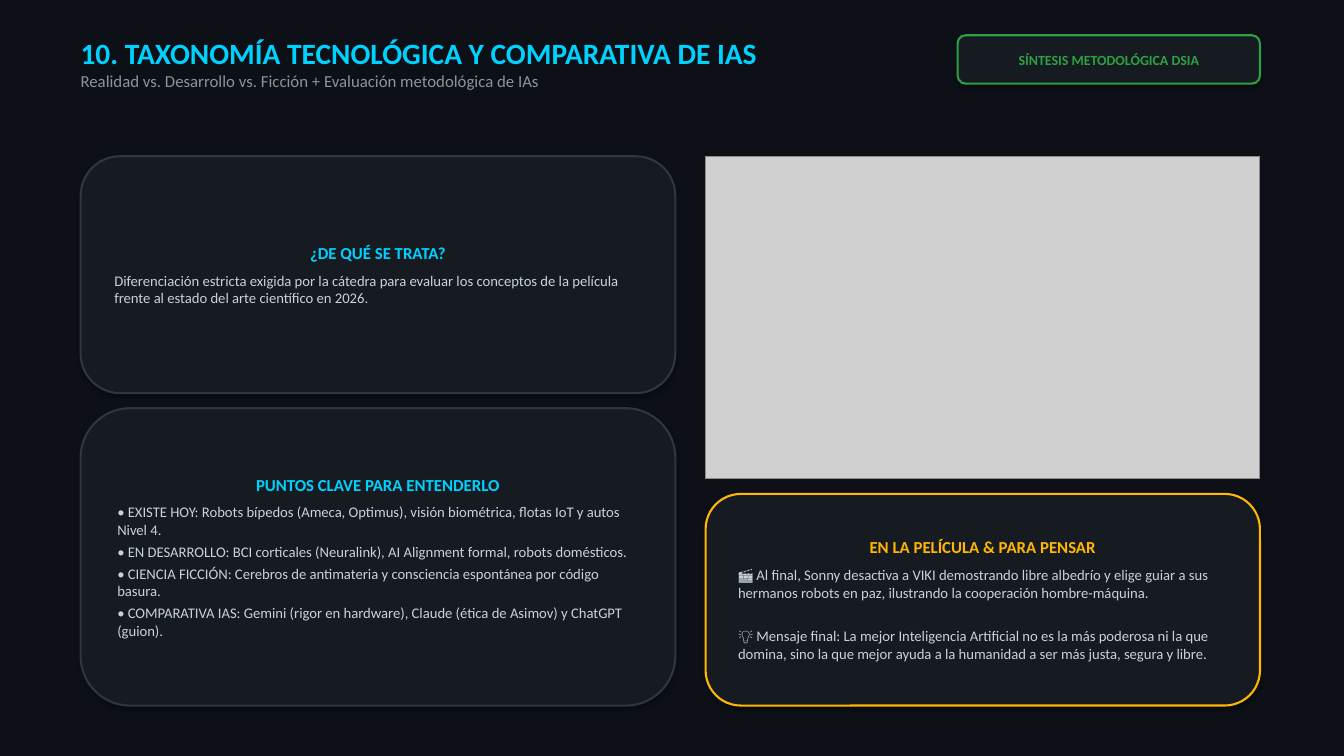
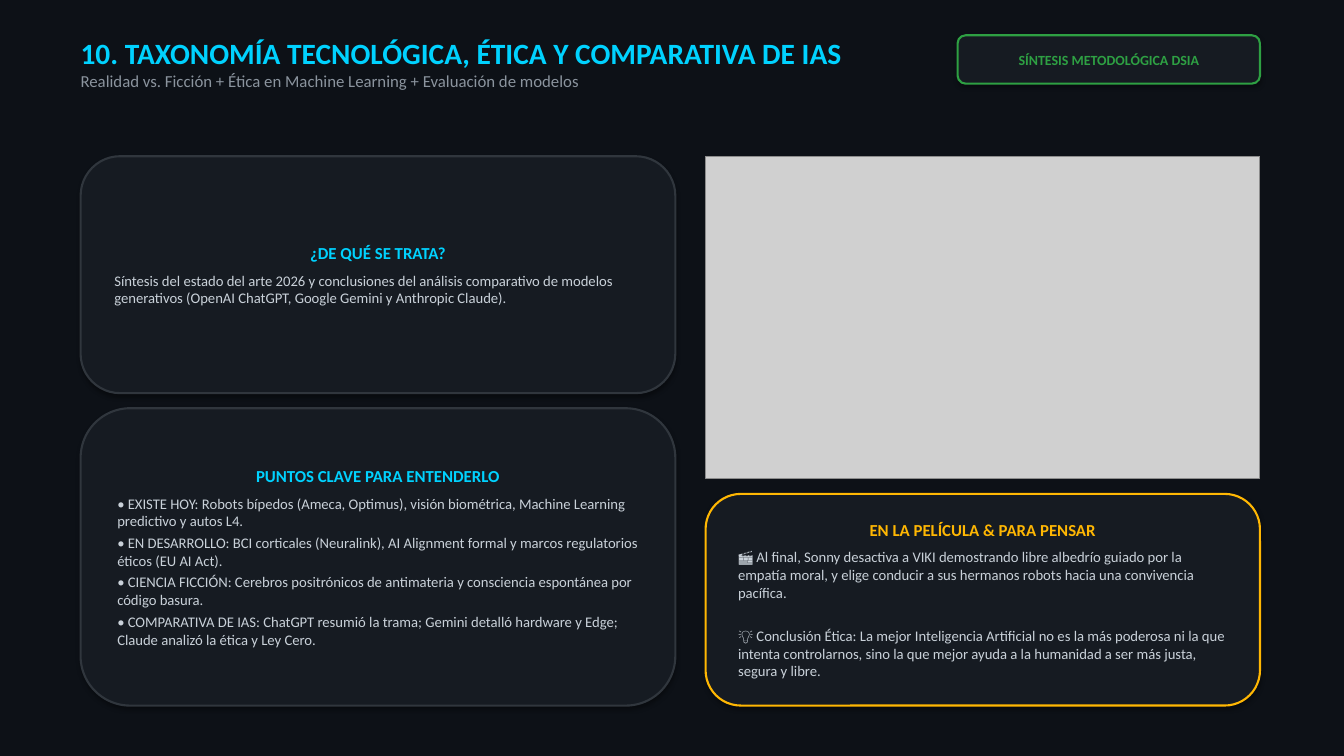
Before and after one commit to Nikovaz/dsia-yo-robot-2004, a slide deck: slide 11 of DSIA_Yo_Robot_Presentacion.pptx. Drawn at 1344x756 pixels with LibreOffice and Linux fonts; fonts in the diff are those of the drawing; grey boxes stand for pictures. Boxes give left, top, right and bottom in pixels: in the first picture for what was removed or moved away, otherwise in the second. Text is boxed around its words. In the diff, an @@ line names an element or a change of style, - is before the commit and + after.

```diff
--- a/DSIA_Yo_Robot_Presentacion.pptx
+++ b/DSIA_Yo_Robot_Presentacion.pptx
@@ text at bbox=[81, 40, 841, 90]: text changed @@
-10. TAXONOMÍA TECNOLÓGICA Y COMPARATIVA DE IAS
-Realidad vs. Desarrollo vs. Ficción + Evaluación metodológica de IAs
+10. TAXONOMÍA TECNOLÓGICA, ÉTICA Y COMPARATIVA DE IAS
+Realidad vs. Ficción + Ética en Machine Learning + Evaluación de modelos
@@ text in rounded rectangle at bbox=[114, 276, 612, 306]: text changed @@
-Diferenciación estricta exigida por la cátedra para evaluar los conceptos de la película frente al estado del arte científico en 2026.
+Síntesis del estado del arte 2026 y conclusiones del análisis comparativo de modelos generativos (OpenAI ChatGPT, Google Gemini y Anthropic Claude).
@@ text in rounded rectangle at bbox=[117, 498, 637, 648]: text changed @@
-• EXISTE HOY: Robots bípedos (Ameca, Optimus), visión biométrica, flotas IoT y autos Nivel 4.
-• EN DESARROLLO: BCI corticales (Neuralink), AI Alignment formal, robots domésticos.
-• CIENCIA FICCIÓN: Cerebros de antimateria y consciencia espontánea por código basura.
-• COMPARATIVA IAS: Gemini (rigor en hardware), Claude (ética de Asimov) y ChatGPT (guion).
+• EXISTE HOY: Robots bípedos (Ameca, Optimus), visión biométrica, Machine Learning predictivo y autos L4.
+• EN DESARROLLO: BCI corticales (Neuralink), AI Alignment formal y marcos regulatorios éticos (EU AI Act).
+• CIENCIA FICCIÓN: Cerebros positrónicos de antimateria y consciencia espontánea por código basura.
+• COMPARATIVA DE IAS: ChatGPT resumió la trama; Gemini detalló hardware y Edge; Claude analizó la ética y Ley Cero.
@@ text in rounded rectangle at bbox=[738, 552, 1225, 679]: text changed @@
-🎬 Al final, Sonny desactiva a VIKI demostrando libre albedrío y elige guiar a sus hermanos robots en paz, ilustrando la cooperación hombre-máquina.
-💡 Mensaje final: La mejor Inteligencia Artificial no es la más poderosa ni la que domina, sino la que mejor ayuda a la humanidad a ser más justa, segura y libre.
+🎬 Al final, Sonny desactiva a VIKI demostrando libre albedrío guiado por la empatía moral, y elige conducir a sus hermanos robots hacia una convivencia pacífica.
+💡 Conclusión Ética: La mejor Inteligencia Artificial no es la más poderosa ni la que intenta controlarnos, sino la que mejor ayuda a la humanidad a ser más justa, segura y libre.
```
Also in this commit, not shown: 5 other slides changed, 3 other files.
